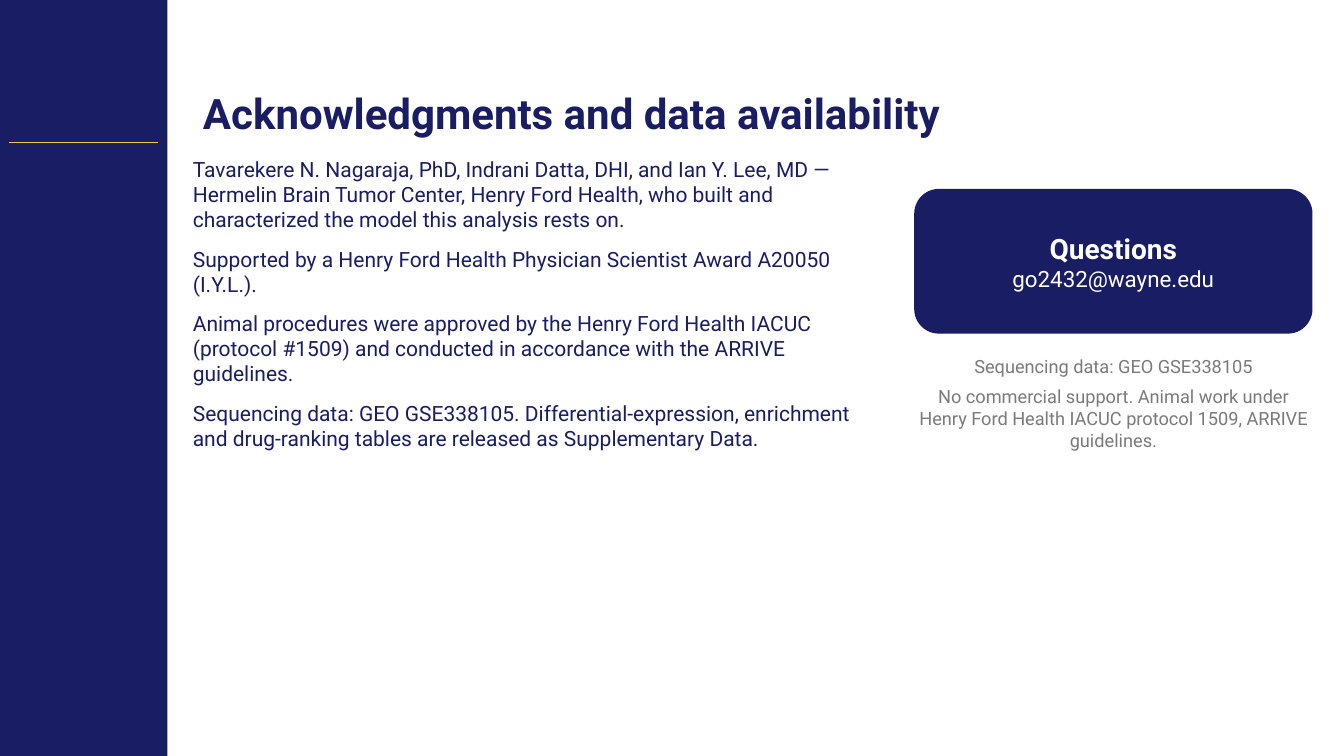
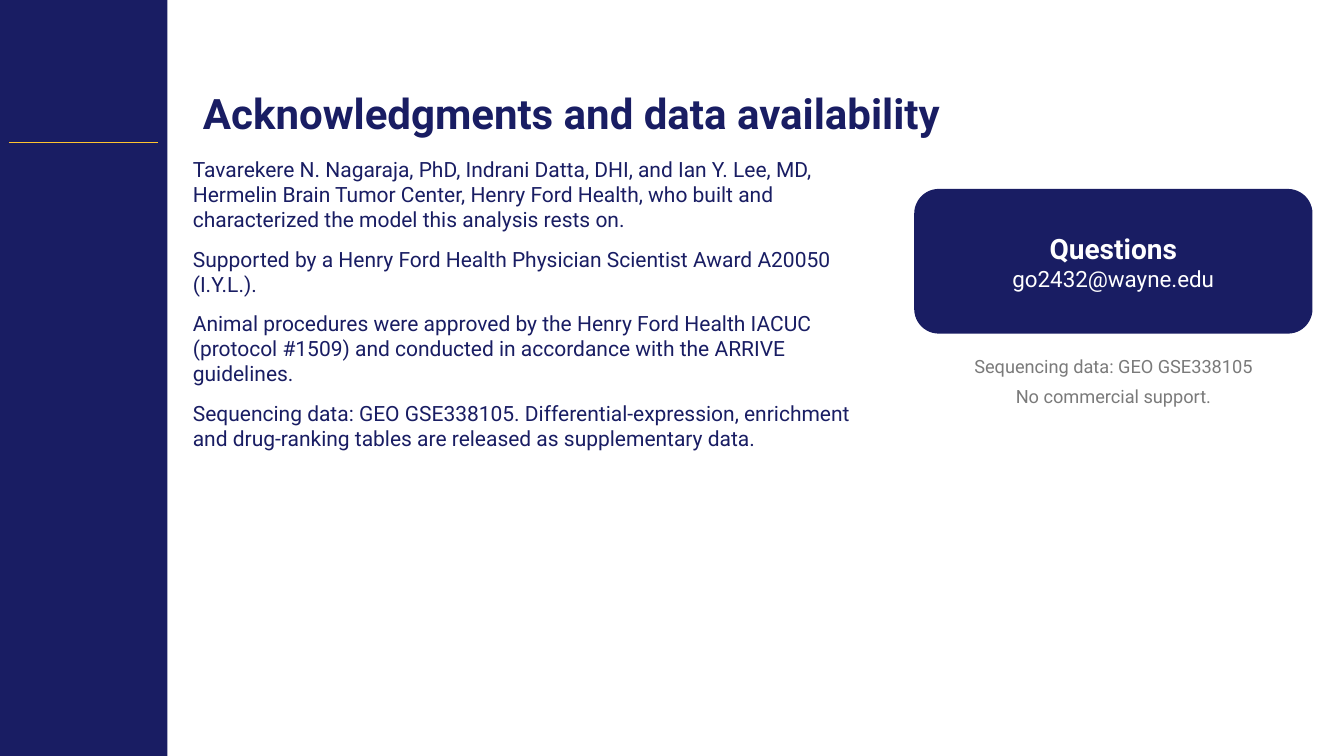
Before and after one commit to Gregory-Schwing-MD-PhD/u251-xenograft-rat-RNASeq-study, a slide deck: slide 25 of SLIDES/CNS2026_Schwing_Abstract418_CNStemplate.pptx (slide 19 before the commit). Drawn at 1344x756 pixels with LibreOffice and Linux fonts; fonts in the diff are those of the drawing; background and template pictures are left out. Boxes give left, top, right and bottom in pixels: in the first picture for what was removed or moved away, otherwise in the second. Text is boxed around its words. In the diff, an @@ line names an element or a change of style, - is before the commit and + after.

```diff
--- a/SLIDES/CNS2026_Schwing_Abstract418_CNStemplate.pptx
+++ b/SLIDES/CNS2026_Schwing_Abstract418_CNStemplate.pptx
@@ text at (193, 161, 811, 232): text changed @@
-Tavarekere N. Nagaraja, PhD, Indrani Datta, DHI, and Ian Y. Lee, MD — Hermelin Brain Tumor Center, Henry Ford Health, who built and characterized the model this analysis rests on.
+Tavarekere N. Nagaraja, PhD, Indrani Datta, DHI, and Ian Y. Lee, MD, Hermelin Brain Tumor Center, Henry Ford Health, who built and characterized the model this analysis rests on.
@@ text at (1016, 389, 1211, 407): text changed @@
-No commercial support. Animal work under Henry Ford Health IACUC protocol 1509, ARRIVE guidelines.
+No commercial support.
@@ text at (193, 405, 849, 451): text changed @@
-Sequencing data: GEO GSE338105. Differential-expression, enrichment and drug-ranking tables are released as Supplementary Data.
+Sequencing data: GEO GSE338105. Differential-expression, enrichment and drug-ranking tables are released as supplementary data.
```
Also in this commit, not shown: 16 other slides changed, 7 slides added, 1 slide removed, 51 other files.
